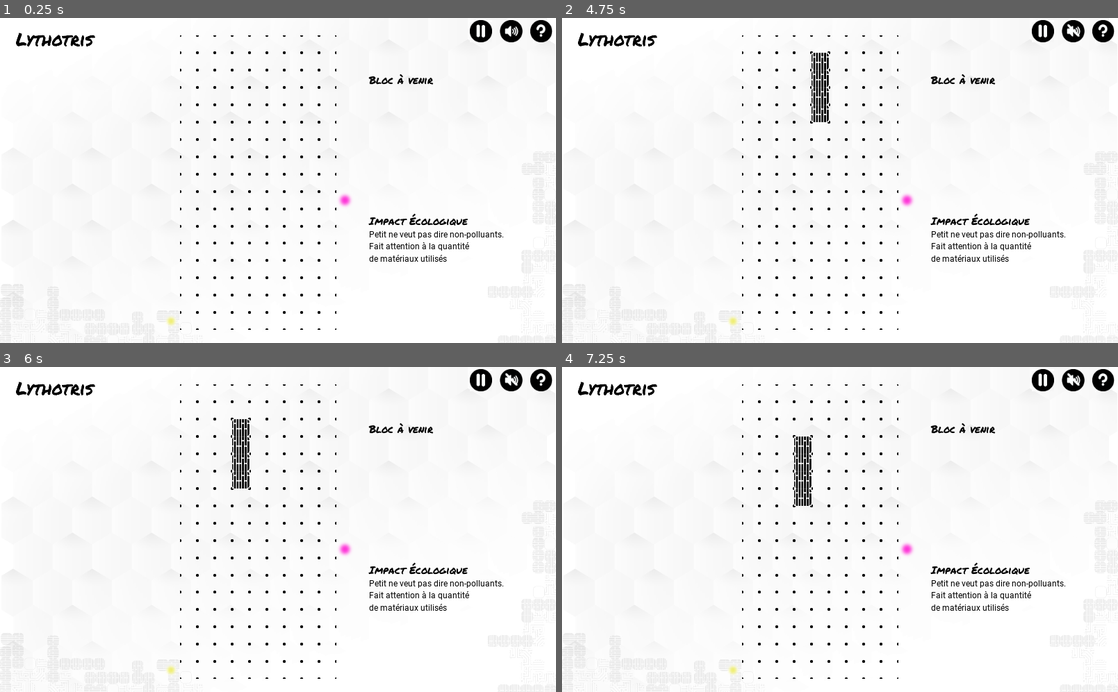
Above: before the commit, frames 1-4 (two rows, left to right).
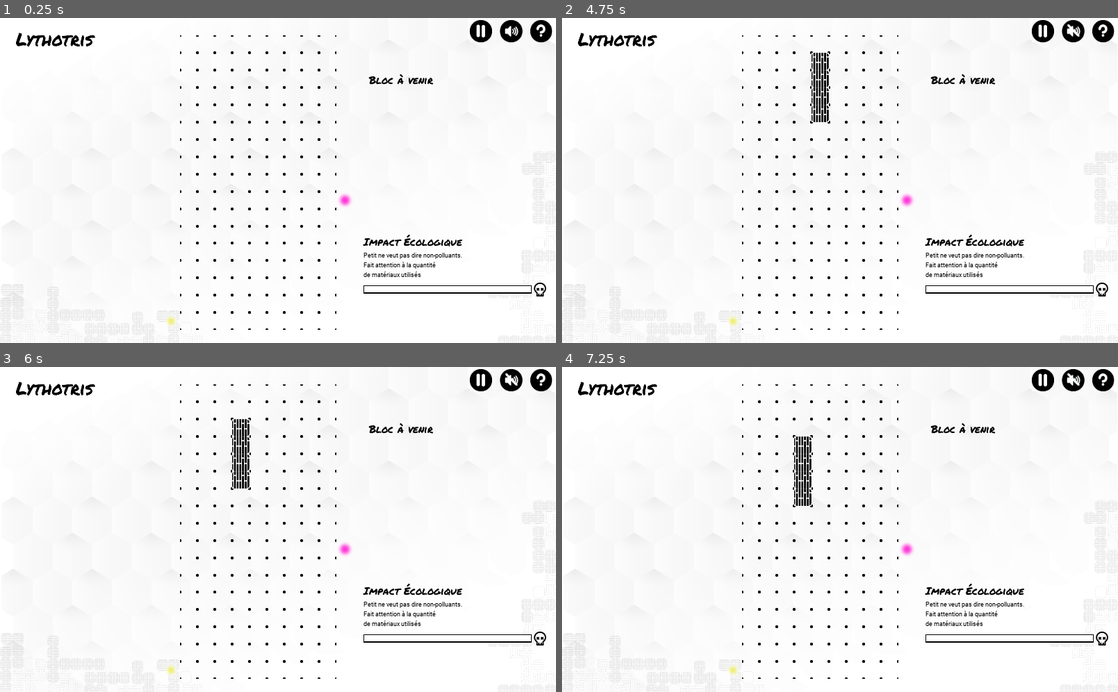
Above: after the commit, the same moments.

Repository: Henry38/Lithotris
Game: Godot game, scene res://scenes/Gameplay.tscn
Two runs of this game, one before a commit and one after it. Both use one fixed random seed, a clock stepped at 60 frames per second and the inputs below.
Inputs (mouse positions are in pixels of both pictures, inside the frame that each line leads up to):
- Up to frame 1 (0.25 s): no input
- Up to frame 2 (4.75 s): tap Enter at 0.5, 4.25 s; move the mouse to (962, 164) at 0.52 s; hold D (move_right) 0.53-1.25 s; hold Shift (lithography_power_up) 0.53-1.25 s; click (962, 164) at 0.67 s; click (1040, 31) at 1.25 s; click (1073, 31) at 2 s; click (1101, 31) at 2.75 s; tap Space at 3.5 s; move the mouse to (728, 196) at 3.52 s; hold S (move_down) 3.53-4.28 s; tap Shift (lithography_power_up) at 3.6 s; move the mouse to (895, 109) at 4.27 s; hold D (move_right) from 4.28 s (still down); hold Shift (lithography_power_up) from 4.28 s (still down)
- Up to frame 3 (6 s): tap Space at 5 s; move the mouse to (250, 594) at 5.02 s; release Shift (lithography_power_up) at 5.03 s; tap Shift (lithography_power_up) at 5.1 s; click (250, 594) at 5.17 s; move the mouse to (444, 578) at 5.77 s; release D (move_right) at 5.78 s; hold Q (move_left) from 5.78 s (still down); hold Shift (lithography_power_up) from 5.78 s (still down)
- Up to frame 4 (7.25 s): keep holding Q (move_left); tap Enter at 6.5 s; move the mouse to (673, 480) at 6.52 s; release Shift (lithography_power_up) at 6.53 s; tap Shift (lithography_power_up) at 6.6 s

The runs differ from the first frame. In frame 1, 1.5% of the frame differs, in the area x 65-99%, y 60-86%; in frame 2, 1.5%; in frame 3, 1.5%; in frame 4, 1.5%.

Commit message:
Added ecologyImpact to main scene

Diff:
--- /dev/null
+++ b/scenes/Ecologicalimpact.gd
@@ -0,0 +1,8 @@
+extends Control
+
+onready var progress = $ColorRect/TextureProgress
+
+func progress(prog: int):
+	if progress.value == progress.max_value:
+		return
+	progress.value = min(progress.max_value, progress.value + prog)
--- a/scenes/Ecologicalimpact.tscn
+++ b/scenes/Ecologicalimpact.tscn
@@ -1,28 +1,41 @@
-[gd_scene load_steps=4 format=2]
+[gd_scene load_steps=6 format=2]
 
-[ext_resource path="res://scenes/material/Ecologicalimpact.tres" type="Texture" id=1]
+[ext_resource path="res://scenes/Ecologicalimpact.gd" type="Script" id=1]
+[ext_resource path="res://scenes/material/Ecologicalimpact.tres" type="Texture" id=2]
+[ext_resource path="res://images/icons/tete-mort-46.png" type="Texture" id=3]
 
-[sub_resource type="Gradient" id=1]
+[sub_resource type="Gradient" id=2]
 offsets = PoolRealArray( 0 )
-colors = PoolColorArray( 0, 0, 0, 1 )
+colors = PoolColorArray( 1, 1, 1, 1 )
 
-[sub_resource type="GradientTexture" id=2]
-gradient = SubResource( 1 )
+[sub_resource type="GradientTexture" id=1]
+gradient = SubResource( 2 )
 
 [node name="Control" type="Control"]
-anchor_right = 1.0
-anchor_bottom = 1.0
+script = ExtResource( 1 )
 
-[node name="TextureRect" type="TextureRect" parent="."]
-margin_right = 40.0
-margin_bottom = 40.0
-texture = SubResource( 2 )
+[node name="Node" type="Node2D" parent="."]
+scale = Vector2( 1.2, 1.2 )
 
-[node name="TextureProgress" type="TextureProgress" parent="TextureRect"]
-margin_left = 20.0
-margin_top = 140.0
-margin_right = 220.0
-margin_bottom = 141.0
-rect_scale = Vector2( 1, 15 )
-value = 100.0
-texture_progress = ExtResource( 1 )
+[node name="ColorRect" type="ColorRect" parent="Node"]
+margin_top = 5.0
+margin_right = 2064.0
+margin_bottom = 17.0
+rect_scale = Vector2( 0.125, 1 )
+color = Color( 0, 0, 0, 1 )
+
+[node name="TextureProgress" type="TextureProgress" parent="Node/ColorRect"]
+margin_left = 8.0
+margin_top = 1.0
+margin_right = 2056.0
+margin_bottom = 2.0
+rect_scale = Vector2( 1, 10 )
+rect_clip_content = true
+texture_under = SubResource( 1 )
+texture_progress = ExtResource( 2 )
+
+[node name="icon" type="Sprite" parent="Node"]
+position = Vector2( 260.777, 0 )
+scale = Vector2( 0.528995, 0.528995 )
+texture = ExtResource( 3 )
+centered = false
--- a/scenes/Gameplay.tscn
+++ b/scenes/Gameplay.tscn
@@ -1,16 +1,18 @@
-[gd_scene load_steps=8 format=2]
+[gd_scene load_steps=9 format=2]
 
 [ext_resource path="res://images/background.jpg" type="Texture" id=1]
 [ext_resource path="res://scenes/Main.tscn" type="PackedScene" id=2]
 [ext_resource path="res://scenes/HUBButtons.tscn" type="PackedScene" id=3]
 [ext_resource path="res://resources/fonts/PermanentMarker-Regular.ttf" type="DynamicFontData" id=4]
 [ext_resource path="res://resources/fonts/Roboto-Regular.ttf" type="DynamicFontData" id=5]
+[ext_resource path="res://scenes/Ecologicalimpact.tscn" type="PackedScene" id=6]
 
 [sub_resource type="DynamicFont" id=1]
 size = 20
 font_data = ExtResource( 4 )
 
 [sub_resource type="DynamicFont" id=2]
+size = 12
 font_data = ExtResource( 5 )
 
 [node name="Root" type="CanvasLayer"]
@@ -34,21 +36,32 @@
 custom_colors/font_color = Color( 0, 0, 0, 1 )
 text = "Bloc à venir"
 
-[node name="EcologicalimpactLabel" type="Label" parent="."]
-margin_left = 680.0
-margin_top = 360.0
-margin_right = 869.0
-margin_bottom = 390.0
+[node name="VBoxContainer" type="VBoxContainer" parent="."]
+margin_left = 670.0
+margin_top = 400.0
+margin_right = 922.0
+margin_bottom = 497.0
+
+[node name="EcologicalimpactLabel" type="Label" parent="VBoxContainer"]
+margin_right = 252.0
+margin_bottom = 30.0
 custom_fonts/font = SubResource( 1 )
 custom_colors/font_color = Color( 0, 0, 0, 1 )
 text = "Impact Écologique"
 
-[node name="Explenation" type="Label" parent="EcologicalimpactLabel"]
-margin_top = 30.0
+[node name="Explenation" type="Label" parent="VBoxContainer"]
+margin_top = 34.0
 margin_right = 252.0
-margin_bottom = 93.0
+margin_bottom = 85.0
 custom_fonts/font = SubResource( 2 )
 custom_colors/font_color = Color( 0, 0, 0, 1 )
 text = "Petit ne veut pas dire non-polluants.
 Fait attention à la quantité
 de matériaux utilisés"
+
+[node name="Progress" parent="VBoxContainer" instance=ExtResource( 6 )]
+anchor_right = 0.0
+anchor_bottom = 0.0
+margin_top = 89.0
+margin_right = 252.0
+margin_bottom = 89.0
--- a/scenes/material/Ecologicalimpact.tres
+++ b/scenes/material/Ecologicalimpact.tres
@@ -5,4 +5,3 @@
 
 [resource]
 gradient = SubResource( 1 )
-width = 200
Binary file added: images/icons/tete-mort-46.png
Not shown, added: images/icons/tete-mort-46.png.import
